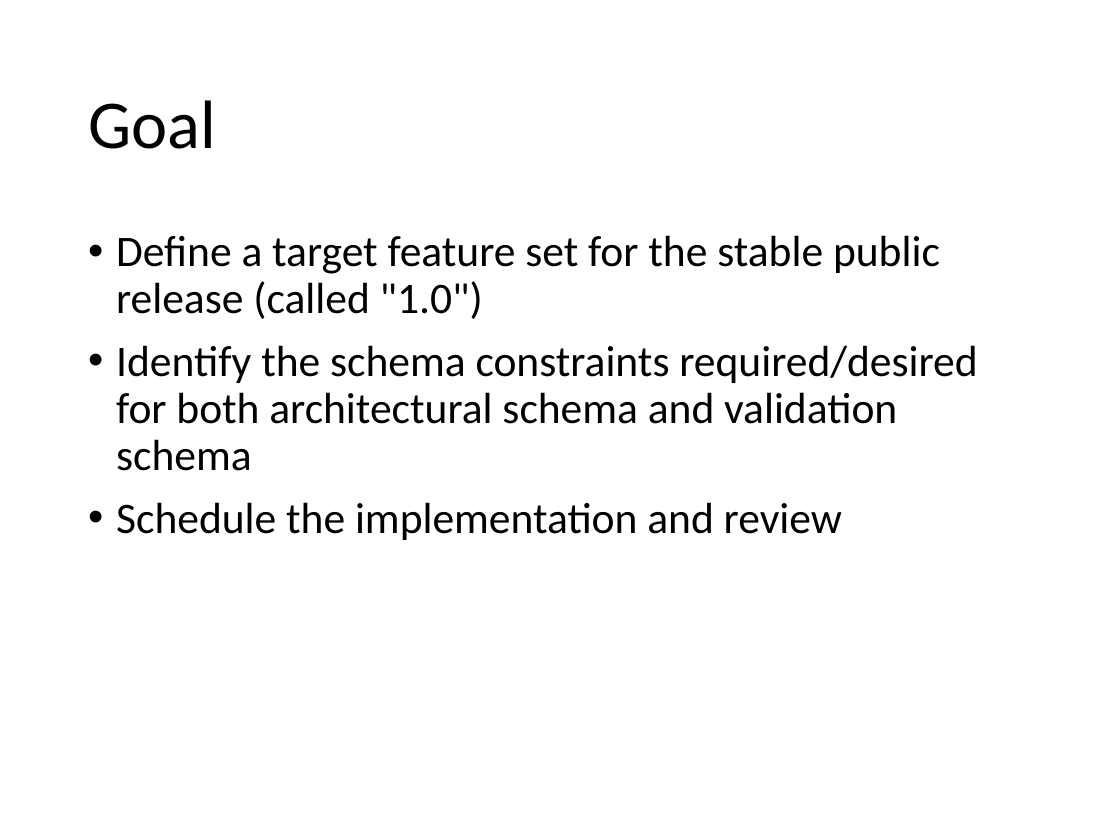
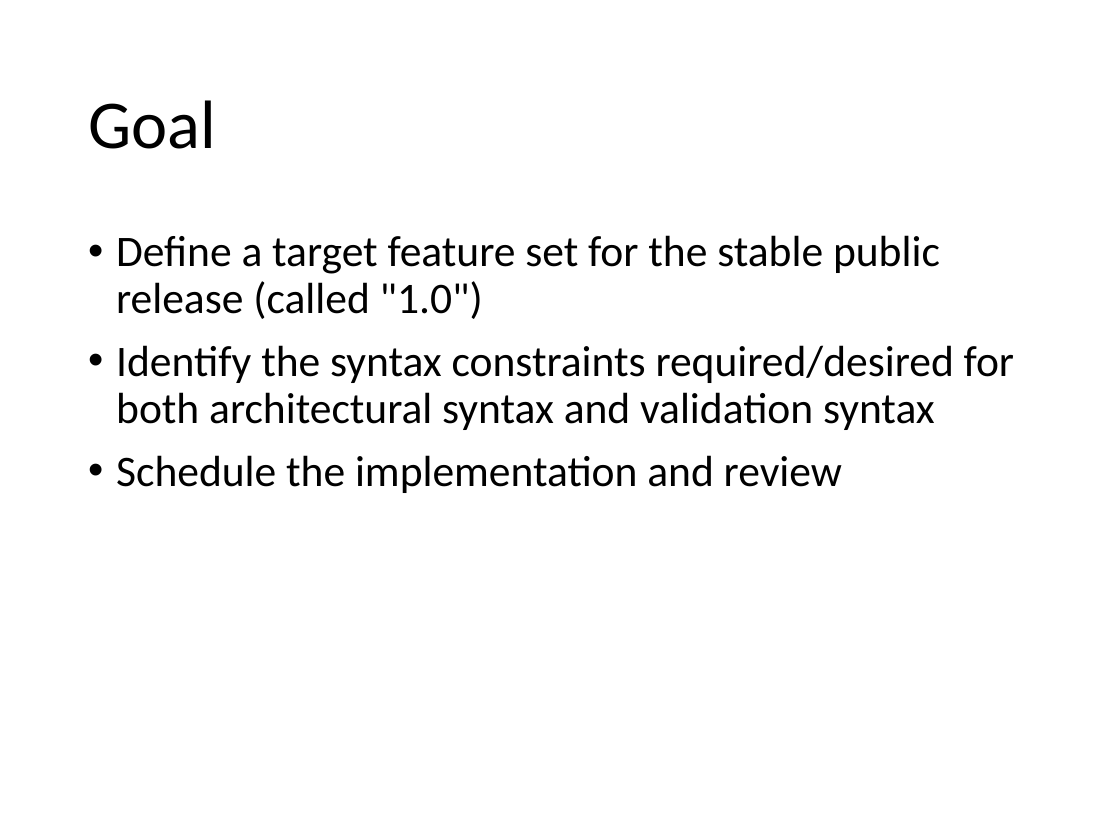
Before and after one commit to one-data-model/Conference2020, a slide deck: slide 3 of Session2.pptx. Drawn at 1120x840 pixels with LibreOffice and Linux fonts; fonts in the diff are those of the drawing. Boxes give left, top, right and bottom in pixels: in the first picture for what was removed or moved away, otherwise in the second. Text is boxed around its words. In the diff, an @@ line names an element or a change of style, - is before the commit and + after.

```diff
--- a/Session2.pptx
+++ b/Session2.pptx
@@ text at [116,345,1014,430]: text changed @@
-• Identify the schema constraints required/desired for both architectural schema and validation schema
+• Identify the syntax constraints required/desired for both architectural syntax and validation syntax
```
Also in this commit, not shown: 1 other slide changed, 1 slide added, 1 other file.
